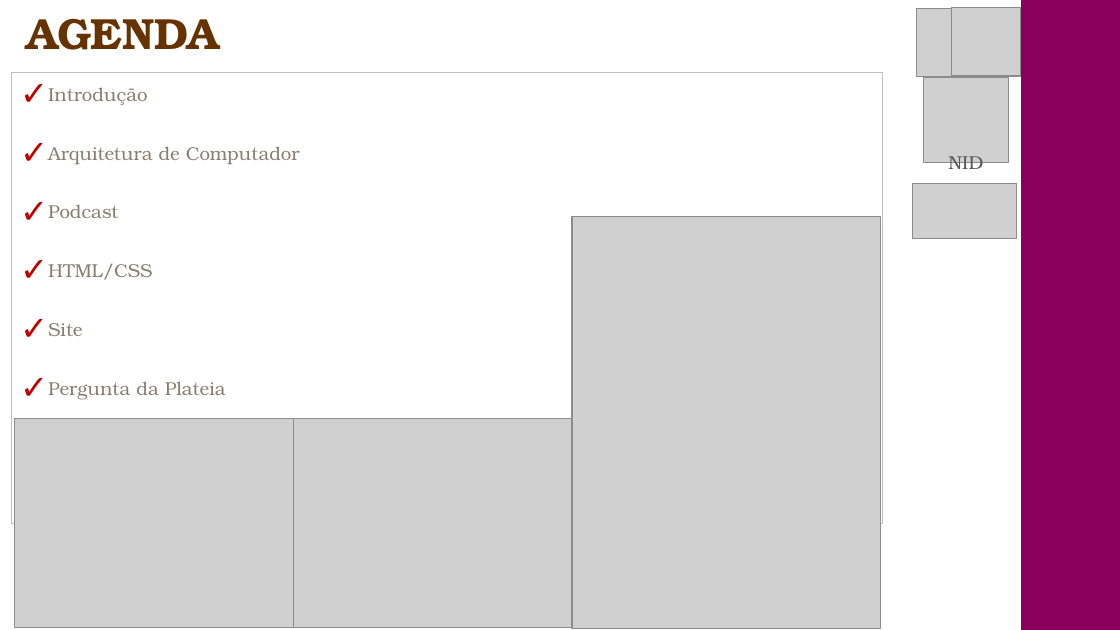
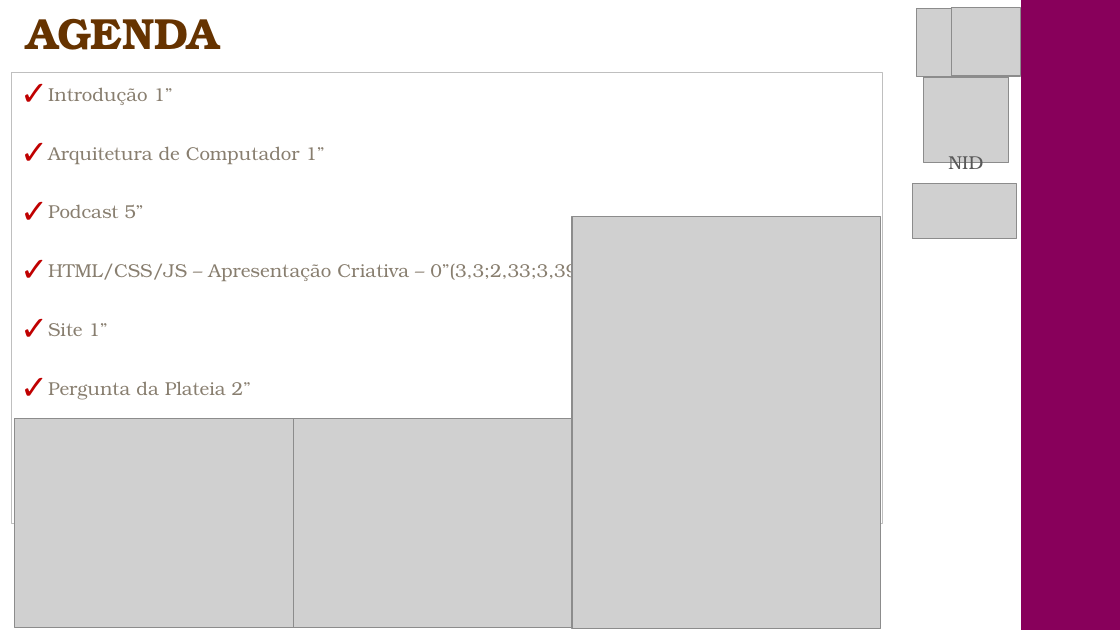
Before and after one commit to CloudEducationBrazil/nidyduqswyden, a slide deck: slide 2 of PPT Seminário NID Yduqs Wyden UniRuy 2023_2.pptx. Drawn at 1120x630 pixels with LibreOffice and Linux fonts; fonts in the diff are those of the drawing; grey boxes stand for pictures; background and template pictures are left out. Boxes give left, top, right and bottom in pixels: in the first picture for what was removed or moved away, otherwise in the second. Text is boxed around its words. In the diff, an @@ line names an element or a change of style, - is before the commit and + after.

```diff
--- a/PPT Seminário NID Yduqs Wyden UniRuy 2023_2.pptx
+++ b/PPT Seminário NID Yduqs Wyden UniRuy 2023_2.pptx
@@ text at (x1=48, y1=87, x2=590, y2=400): text changed @@
-✓ Introdução
-✓ Arquitetura de Computador
-✓ Podcast
-✓ HTML/CSS
-✓ Site
-✓ Pergunta da Plateia
+✓ Introdução 1”
+✓ Arquitetura de Computador 1”
+✓ Podcast 5”
+✓ HTML/CSS/JS – Apresentação Criativa – 0”(3,3;2,33;3,39”)
+✓ Site 1”
+✓ Pergunta da Plateia 2”
```
Also in this commit, not shown: 5 other slides changed.
